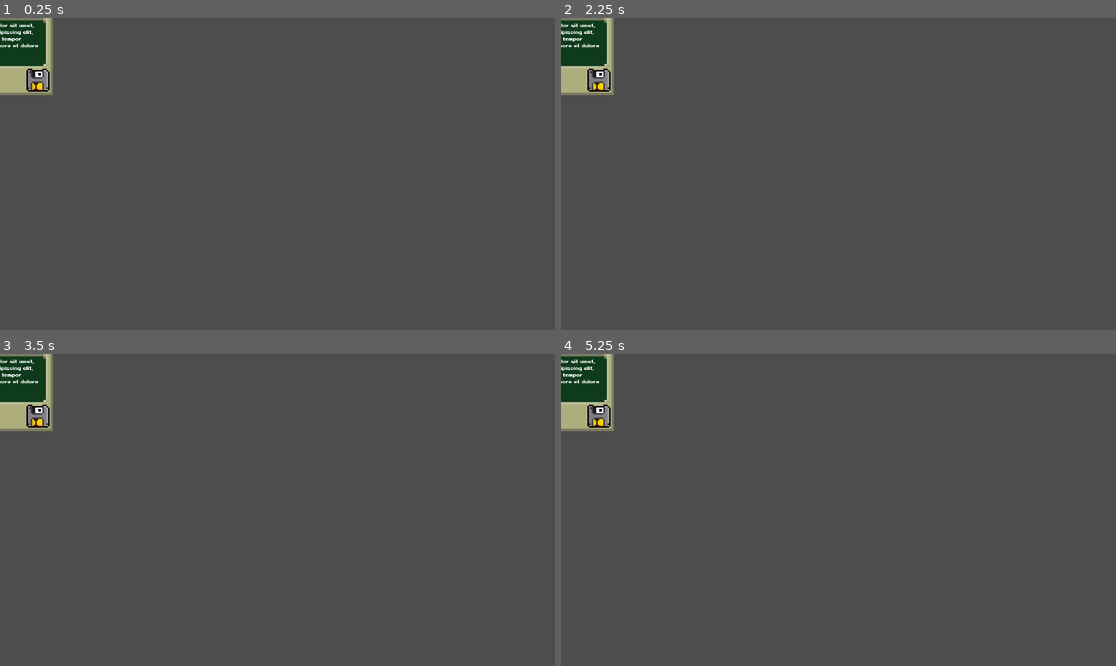
Above: before the commit, frames 1-4 (two rows, left to right).
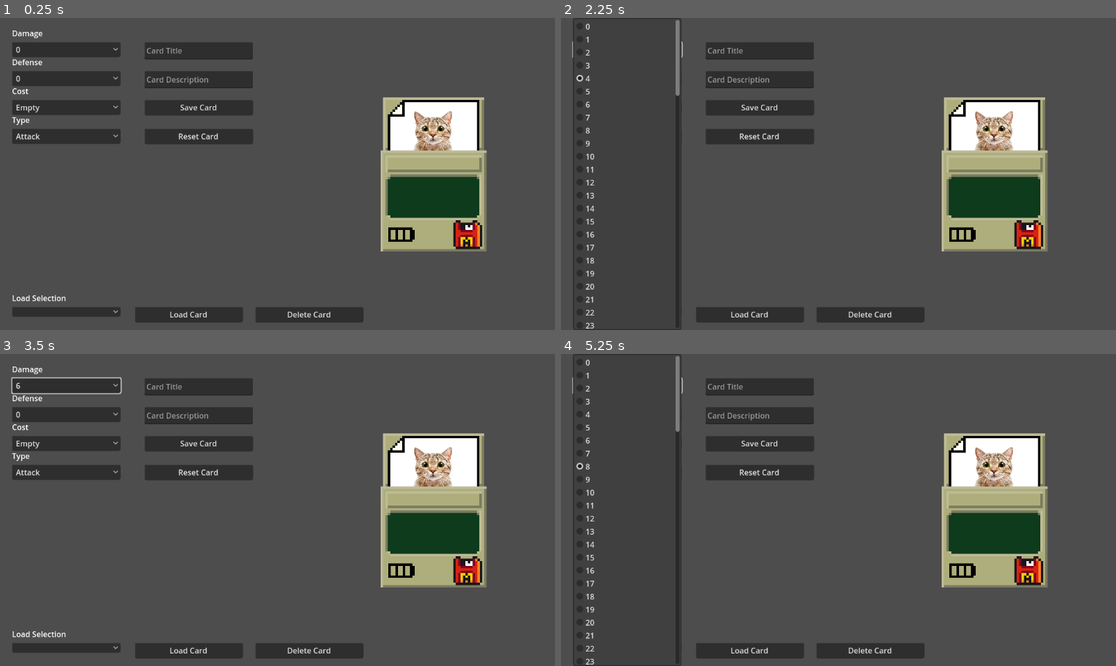
Above: after the commit, the same moments.

Repository: TiuPhersu/Card-RPG
Game: Godot game, scene res://Scene/2dCardCreator.tscn
Two runs of this game, one before a commit and one after it. Both use one fixed random seed, a clock stepped at 60 frames per second and the inputs below. Before the commit the project starts from res://Scene/2dCard.tscn.
Inputs (mouse positions are in pixels of both pictures, inside the frame that each line leads up to):
- Up to frame 1 (0.25 s): no input
- Up to frame 2 (2.25 s): click (627, 49) at 0.5 s, where only the run after the commit has a clickable "0"; click (627, 77) at 1.25 s, where only the run after the commit has a clickable "0"; click (627, 49) at 2 s, where only the run after the commit has a clickable "4"
- Up to frame 3 (3.5 s): click (66, 444) at 2.75 s, where only the run after the commit has a clickable "Empty"
- Up to frame 4 (5.25 s): click (627, 385) at 3.5 s, where only the run after the commit has a clickable "6"; click (627, 472) at 4.25 s, where only the run after the commit has a clickable "Attack"; click (627, 385) at 5 s, where only the run after the commit has a clickable "8"

The runs differ from the first frame. In frame 1, 21% of the frame differs, in the area x 0-88%, y 0-98%; in frame 2, 19%; in frame 3, 21%; in frame 4, 19%.
Error after the commit: Attempt to call function 'list_dir_begin' in base 'null instance' on a null instance. (res://Script/Helper/FileHelper.gd:8)

Commit message:
Card CRUD

Diff:
--- a/Scene/2dCard.tscn
+++ b/Scene/2dCard.tscn
@@ -1,13 +1,13 @@
 [gd_scene load_steps=12 format=3 uid="uid://oe5cyfiodir"]
 
-[ext_resource type="Script" path="res://Script/2dCard.gd" id="1_jmvp4"]
+[ext_resource type="Script" path="res://Script/2DCard/2dCard.gd" id="1_f66af"]
 [ext_resource type="Texture2D" uid="uid://ca7tuys21wm25" path="res://Sprites/Card/Card-ComputeSkinV2-Sheet.png" id="1_wusaw"]
 [ext_resource type="FontFile" uid="uid://cbfnf36nahj73" path="res://Font/PixeloidSansBold-PKnYd.ttf" id="3_gx2n4"]
 [ext_resource type="Texture2D" uid="uid://dhl118exodetj" path="res://Atlas/Battery-Icon.png" id="3_jhd51"]
-[ext_resource type="Script" path="res://Script/Battery.gd" id="4_y5jkq"]
 [ext_resource type="Texture2D" uid="uid://cpf8rngbppnlp" path="res://Atlas/Floppy-Disk-Icon.png" id="5_usujc"]
-[ext_resource type="Script" path="res://Script/Floppy-Disk.gd" id="6_56wbs"]
+[ext_resource type="Script" path="res://Script/2DCard/Floppy-Disk.gd" id="6_oikto"]
 [ext_resource type="Texture2D" uid="uid://bgud14f517faw" path="res://Sprites/cat.webp" id="7_pqga1"]
+[ext_resource type="Script" path="res://Script/2DCard/Battery.gd" id="8_u6xs3"]
 
 [sub_resource type="ShaderMaterial" id="ShaderMaterial_n7q47"]
 
@@ -23,13 +23,14 @@
 [node name="2dCard" type="Node2D"]
 
 [node name="Card" type="Node2D" parent="."]
-script = ExtResource("1_jmvp4")
-FLOPPY_DISK_ENUM = "Innate"
-BATTERY_ENUM = "OverchargeLow"
+script = ExtResource("1_f66af")
+TITLE = "Placeholder"
+DESCRIPTION = "Lorem ipsum dolor sit amet, consectetur adipiscing elit, sed do eiusmod tempor incididunt ut labore et dolore magna aliqua."
+IMAGE = "<null>"
 
 [node name="Image" type="Sprite2D" parent="Card"]
 material = SubResource("ShaderMaterial_n7q47")
-position = Vector2(-1, -87)
+position = Vector2(0, -90)
 scale = Vector2(0.154375, 0.144583)
 texture = ExtResource("7_pqga1")
 
@@ -38,12 +39,12 @@
 scale = Vector2(5, 5)
 texture = ExtResource("1_wusaw")
 
-[node name="Effect" type="Label" parent="Card"]
+[node name="Description" type="Label" parent="Card"]
 texture_filter = 1
 offset_left = -90.0
 offset_top = 10.0
 offset_right = 89.0
-offset_bottom = 95.0
+offset_bottom = 85.0
 text = "Lorem ipsum dolor sit amet, consectetur adipiscing elit, sed do eiusmod tempor incididunt ut labore et dolore magna aliqua."
 label_settings = SubResource("LabelSettings_i1l3u")
 autowrap_mode = 3
@@ -59,18 +60,18 @@
 
 [node name="Floppy-Disk-Icon" type="Sprite2D" parent="Card"]
 texture_filter = 1
-position = Vector2(79, 129)
-scale = Vector2(3, 3)
+position = Vector2(71, 125)
+scale = Vector2(5, 5)
 texture = ExtResource("5_usujc")
 region_enabled = true
-region_rect = Rect2(4, 4, 16, 16)
-script = ExtResource("6_56wbs")
+region_rect = Rect2(4, 4, 12, 12)
+script = ExtResource("6_oikto")
 
 [node name="Battery-Icon" type="Sprite2D" parent="Card"]
 texture_filter = 1
-position = Vector2(-66, 132)
+position = Vector2(-69, 125)
 scale = Vector2(5, 5)
 texture = ExtResource("3_jhd51")
 region_enabled = true
 region_rect = Rect2(4, 4, 11, 6)
-script = ExtResource("4_y5jkq")
+script = ExtResource("8_u6xs3")
--- /dev/null
+++ b/Scene/2dCardCreator.tscn
@@ -0,0 +1,125 @@
+[gd_scene load_steps=3 format=3 uid="uid://bubk2nw11oxeb"]
+
+[ext_resource type="Script" path="res://Script/2DCard/2dCardCreator.gd" id="1_rkxxl"]
+[ext_resource type="PackedScene" uid="uid://oe5cyfiodir" path="res://Scene/2dCard.tscn" id="2_krnkc"]
+
+[node name="2dCardCreator" type="Control"]
+layout_mode = 3
+anchors_preset = 15
+anchor_right = 1.0
+anchor_bottom = 1.0
+grow_horizontal = 2
+grow_vertical = 2
+script = ExtResource("1_rkxxl")
+CARD = ExtResource("2_krnkc")
+
+[node name="AttackOptionButton" type="OptionButton" parent="."]
+offset_left = 25.0
+offset_top = 50.0
+offset_right = 250.0
+offset_bottom = 70.0
+
+[node name="Label" type="Label" parent="AttackOptionButton"]
+layout_mode = 0
+offset_top = -30.0
+offset_right = 64.0
+offset_bottom = -4.0
+text = "Damage"
+
+[node name="BlockOptionButton" type="OptionButton" parent="."]
+offset_left = 25.0
+offset_top = 110.0
+offset_right = 250.0
+offset_bottom = 130.0
+
+[node name="Label" type="Label" parent="BlockOptionButton"]
+layout_mode = 0
+offset_top = -30.0
+offset_right = 64.0
+offset_bottom = -4.0
+text = "Defense"
+
+[node name="CostOptionButton" type="OptionButton" parent="."]
+offset_left = 25.0
+offset_top = 170.0
+offset_right = 250.0
+offset_bottom = 190.0
+
+[node name="Label" type="Label" parent="CostOptionButton"]
+layout_mode = 0
+offset_top = -30.0
+offset_right = 40.0
+offset_bottom = -4.0
+text = "Cost"
+
+[node name="TypeOptionButton" type="OptionButton" parent="."]
+offset_left = 25.0
+offset_top = 230.0
+offset_right = 250.0
+offset_bottom = 250.0
+
+[node name="Label" type="Label" parent="TypeOptionButton"]
+layout_mode = 0
+offset_top = -30.0
+offset_right = 40.0
+offset_bottom = -4.0
+text = "Type"
+
+[node name="LoadOptionButton" type="OptionButton" parent="."]
+offset_left = 25.0
+offset_top = 600.0
+offset_right = 250.0
+offset_bottom = 620.0
+
+[node name="Label" type="Label" parent="LoadOptionButton"]
+layout_mode = 0
+offset_top = -30.0
+offset_right = 113.0
+offset_bottom = -4.0
+text = "Load Selection"
+
+[node name="TitleTextEdit" type="TextEdit" parent="."]
+offset_left = 300.0
+offset_top = 50.0
+offset_right = 525.0
+offset_bottom = 86.0
+placeholder_text = "Card Title"
+
+[node name="DescriptionTextEdit" type="TextEdit" parent="."]
+offset_left = 300.0
+offset_top = 110.0
+offset_right = 525.0
+offset_bottom = 146.0
+placeholder_text = "Card Description"
+
+[node name="DisplayCardNode" type="Node2D" parent="."]
+position = Vector2(900, 325)
+
+[node name="ResetButton" type="Button" parent="."]
+offset_left = 300.0
+offset_top = 230.0
+offset_right = 525.0
+offset_bottom = 262.0
+text = "Reset Card"
+
+[node name="SaveButton" type="Button" parent="."]
+offset_left = 300.0
+offset_top = 170.0
+offset_right = 525.0
+offset_bottom = 202.0
+text = "Save Card"
+
+[node name="DeleteButton" type="Button" parent="."]
+offset_left = 530.0
+offset_top = 600.0
+offset_right = 754.0
+offset_bottom = 632.0
+text = "Delete Card"
+
+[node name="LoadButton" type="Button" parent="."]
+offset_left = 280.0
+offset_top = 600.0
+offset_right = 504.0
+offset_bottom = 632.0
+text = "Load Card
+"
--- a/Scene/Card.tscn
+++ b/Scene/Card.tscn
@@ -1,6 +1,6 @@
 [gd_scene load_steps=8 format=3 uid="uid://dj6cypeke2uk8"]
 
-[ext_resource type="Script" path="res://Script/CardNode.gd" id="1_hantc"]
+[ext_resource type="Script" path="res://Script/3DCard/CardNode.gd" id="1_bf7ai"]
 [ext_resource type="ArrayMesh" uid="uid://byr1d802t06f7" path="res://Models/card.obj" id="2_5basv"]
 [ext_resource type="Texture2D" uid="uid://qhbgstfsfx5g" path="res://Sprites/Icon/Hand-Pointer-Icon-Sheet.png" id="3_2l3gv"]
 
@@ -33,7 +33,7 @@
 }
 
 [node name="CardNode" type="Node3D"]
-script = ExtResource("1_hantc")
+script = ExtResource("1_bf7ai")
 
 [node name="Card" type="MeshInstance3D" parent="."]
 transform = Transform3D(-4.37114e-08, 0, 1, 0, 1, 0, -1, 0, -4.37114e-08, 0, 0, 0)
--- a/Scene/CardCombatInterface.tscn
+++ b/Scene/CardCombatInterface.tscn
@@ -1,4 +1,7 @@
-[gd_scene load_steps=2 format=3 uid="uid://cgbs847m4cvhv"]
+[gd_scene load_steps=4 format=3 uid="uid://cgbs847m4cvhv"]
+
+[ext_resource type="Script" path="res://Script/2DCard/2dHand.gd" id="1_05jmu"]
+[ext_resource type="PackedScene" uid="uid://oe5cyfiodir" path="res://Scene/2dCard.tscn" id="2_x0p0w"]
 
 [sub_resource type="ImageTexture" id="ImageTexture_jy818"]
 
@@ -12,3 +15,9 @@
 
 [node name="Sprite2D" type="Sprite2D" parent="."]
 texture = SubResource("ImageTexture_jy818")
+
+[node name="Node2D" type="Node2D" parent="."]
+script = ExtResource("1_05jmu")
+FLOPPY_DISK_ENUM = 4
+BATTERY_ENUM = 6
+CARD = ExtResource("2_x0p0w")
--- a/Scene/Character.tscn
+++ b/Scene/Character.tscn
@@ -1,6 +1,6 @@
 [gd_scene load_steps=24 format=3 uid="uid://b50dw2h4k4y83"]
 
-[ext_resource type="Script" path="res://Script/Character.gd" id="1_npv64"]
+[ext_resource type="Script" path="res://Script/Units/Character.gd" id="1_4pqyg"]
 [ext_resource type="Texture2D" uid="uid://di0d54sfo447r" path="res://Sprites/Small-8-Direction-Characters_by_AxulArt.png" id="2_lupou"]
 
 [sub_resource type="SphereShape3D" id="SphereShape3D_hicak"]
@@ -205,7 +205,7 @@
 }
 
 [node name="CharacterBody3D" type="CharacterBody3D"]
-script = ExtResource("1_npv64")
+script = ExtResource("1_4pqyg")
 
 [node name="Sprite3D" type="Sprite3D" parent="."]
 billboard = 2
--- a/Scene/CombatArea.tscn
+++ b/Scene/CombatArea.tscn
@@ -1,9 +1,9 @@
 [gd_scene load_steps=9 format=3 uid="uid://y6vc76xmsoms"]
 
-[ext_resource type="Script" path="res://Script/Controller.gd" id="1_7qi6c"]
-[ext_resource type="Script" path="res://Script/Hand.gd" id="2_bbn31"]
-[ext_resource type="Script" path="res://Script/Deck.gd" id="3_2ymfg"]
-[ext_resource type="Script" path="res://Script/Discard.gd" id="4_krgvc"]
+[ext_resource type="Script" path="res://Script/3DCard/Controller.gd" id="1_mjtmp"]
+[ext_resource type="Script" path="res://Script/3DCard/Hand.gd" id="2_mvlfo"]
+[ext_resource type="Script" path="res://Script/3DCard/Deck.gd" id="3_vhf1j"]
+[ext_resource type="Script" path="res://Script/3DCard/Discard.gd" id="4_y2cmf"]
 
 [sub_resource type="Curve" id="Curve_e735s"]
 min_value = -1.0
@@ -25,14 +25,14 @@
 albedo_color = Color(1, 0, 1, 1)
 
 [node name="CombatArea" type="Node3D"]
-script = ExtResource("1_7qi6c")
+script = ExtResource("1_mjtmp")
 Card_Count = 5
 
 [node name="HandArea" type="Node3D" parent="."]
 
 [node name="Hand" type="Node3D" parent="HandArea"]
 transform = Transform3D(0.999523, 0.0263711, -0.0160981, -0.0255018, 0.998321, 0.0520065, 0.0174426, -0.0515711, 0.998517, 0, -1.13089, 0)
-script = ExtResource("2_bbn31")
+script = ExtResource("2_mvlfo")
 Max_Hand = 10
 Hand_Width = 8
 Spread_Curve = SubResource("Curve_e735s")
@@ -46,10 +46,10 @@
 size = Vector3(0.942288, 1, 1)
 
 [node name="Deck" type="Node3D" parent="."]
-script = ExtResource("3_2ymfg")
+script = ExtResource("3_vhf1j")
 
 [node name="Discard" type="Node3D" parent="."]
-script = ExtResource("4_krgvc")
+script = ExtResource("4_y2cmf")
 
 [node name="Camera3D" type="Camera3D" parent="."]
 transform = Transform3D(1, 0, 0, 0, -4.37114e-08, 1, 0, -1, -4.37114e-08, 0, 15.453, -9.99998)
--- /dev/null
+++ b/Script/2DCard/2dCard.gd
@@ -0,0 +1,27 @@
+extends Node2D
+
+@export var FLOPPY_DISK_ENUM: card_enum.FLOPPY_DISK_ENUM:
+	get: return FLOPPY_DISK_ENUM
+	set(value): FLOPPY_DISK_ENUM = value
+
+@export var BATTERY_ENUM: card_enum.BATTERY_ENUM:
+	get: return BATTERY_ENUM
+	set(value): BATTERY_ENUM = value
+
+@export var TITLE: String:
+	get: return TITLE
+	set(value): TITLE = value
+
+@export var DESCRIPTION: String:
+	get: return DESCRIPTION
+	set(value): DESCRIPTION = value
+
+@export_file var IMAGE
+
+# Called when the node enters the scene tree for the first time.
+func _ready():
+	#self.get_node("Floppy-Disk-Icon").Floppy_Disk_Enum = 1
+	self.get_node("Battery-Icon").select_battery(BATTERY_ENUM)
+	self.get_node("Floppy-Disk-Icon").select_battery(FLOPPY_DISK_ENUM)
+	self.get_node("Title").set_text(TITLE)
+	self.get_node("Description").set_text(DESCRIPTION)
--- /dev/null
+++ b/Script/2DCard/2dCardCreator.gd
@@ -0,0 +1,138 @@
+extends Control
+
+@onready var COST_DROPDOWN = $CostOptionButton
+@onready var TYPE_DROPDOWN = $TypeOptionButton
+@onready var BLOCK_DROPDOWN = $BlockOptionButton
+@onready var ATTACK_DROPDOWN = $AttackOptionButton
+@onready var CARD_DROPDOWN = $LoadOptionButton
+@onready var TITLE_TEXT = $TitleTextEdit
+@onready var DESCRIPTION_TEXT = $DescriptionTextEdit
+
+@onready var Save_Button = get_node("SaveButton")
+@onready var Load_Button = get_node("LoadButton")
+@onready var Reset_Button = get_node("ResetButton")
+@onready var Delete_Button = get_node("DeleteButton")
+
+@onready var DISPLAY = $DisplayCardNode
+@onready var FILE_HELPER = file_helper.new()
+
+@export var CARD: PackedScene
+@export var CARD_DATA: card_data
+
+var OLD_FILE_LOCATION = null
+
+func add_items_block():
+	BLOCK_DROPDOWN.clear()
+
+	for i in 100:
+		BLOCK_DROPDOWN.add_item(str(i))
+
+func add_items_attack():
+	ATTACK_DROPDOWN.clear()
+
+	for i in 100:
+		ATTACK_DROPDOWN.add_item(str(i))
+
+func add_items_cost():
+	COST_DROPDOWN.clear()
+
+	for i in card_enum.BATTERY_ENUM.keys():
+		COST_DROPDOWN.add_item(str(i))
+
+func add_items_type():
+	TYPE_DROPDOWN.clear()
+
+	for i in card_enum.FLOPPY_DISK_ENUM.keys():
+		TYPE_DROPDOWN.add_item(str(i))
+
+func add_items_card():
+	CARD_DROPDOWN.clear()
+
+	var cardList = FILE_HELPER.list_files_in_directory("res://Data/Cards/")
+
+	for card in cardList:
+		CARD_DROPDOWN.add_item(str(card))
+
+func create_card():
+	if self.get_node("DisplayCardNode").get_child_count() > 0 :
+		DISPLAY.remove_child(self.get_node("DisplayCardNode").get_child(0))
+
+	var card = CARD.instantiate()
+
+	card.get_child(0, false).TITLE = TITLE_TEXT.text
+
+	card.get_child(0, false).DESCRIPTION = DESCRIPTION_TEXT.text
+
+	card.get_child(0, false).BATTERY_ENUM = COST_DROPDOWN.get_selected_id()
+
+	card.get_child(0, false).FLOPPY_DISK_ENUM = TYPE_DROPDOWN.get_selected_id()
+
+	DISPLAY.add_child(card)
+
+func save_card():
+	print("Saving Card")
+	CARD_DATA = card_data.new()
+	CARD_DATA.COST = COST_DROPDOWN.selected
+	CARD_DATA.TYPE = TYPE_DROPDOWN.selected
+	CARD_DATA.ATTACK = ATTACK_DROPDOWN.selected
+	CARD_DATA.BLOCK = BLOCK_DROPDOWN.selected
+	CARD_DATA.TITLE = TITLE_TEXT.text
+	CARD_DATA.DESCRIPTION = DESCRIPTION_TEXT.text
+
+	var newCardLocation = "res://Data/Cards/" + CARD_DATA.TITLE + ".tres"
+
+	FILE_HELPER.save_single_card_resource(CARD_DATA, newCardLocation, OLD_FILE_LOCATION)
+
+	OLD_FILE_LOCATION = newCardLocation
+
+	add_items_card()
+
+func load_card():
+	print("Loading Card")
+	var cardFileName = str(CARD_DROPDOWN.get_item_text(CARD_DROPDOWN.get_selected_id()))
+	OLD_FILE_LOCATION = "res://Data/Cards/" + cardFileName
+
+	var card = FILE_HELPER.load_single_card_resource(OLD_FILE_LOCATION)
+	COST_DROPDOWN.select(card.COST)
+	TYPE_DROPDOWN.select(card.TYPE)
+	ATTACK_DROPDOWN.select(card.ATTACK)
+	BLOCK_DROPDOWN.select(card.BLOCK)
+	TITLE_TEXT.text = card.TITLE
+	DESCRIPTION_TEXT.text = card.DESCRIPTION
+	create_card()
+
+func reset_card():
+	COST_DROPDOWN.select(0)
+	TYPE_DROPDOWN.select(0)
+	ATTACK_DROPDOWN.select(0)
+	BLOCK_DROPDOWN.select(0)
+	TITLE_TEXT.text = ""
+	DESCRIPTION_TEXT.text = ""
+	OLD_FILE_LOCATION = null
+
+func delete_card():
+	if OLD_FILE_LOCATION != null:
+		FILE_HELPER.delete_single_card_resource(OLD_FILE_LOCATION)
+		reset_card()
+		load_dropdown()
+		print("Card Deleted")
+
+
+func load_dropdown():
+	add_items_attack()
+	add_items_block()
+	add_items_cost()
+	add_items_type()
+	add_items_card()
+
+# Called when the node enters the scene tree for the first time.
+func _ready():
+	load_dropdown()
+	Save_Button.connect("pressed", self.save_card)
+	Load_Button.connect("pressed", self.load_card)
+	Reset_Button.connect("pressed", self.reset_card)
+	Delete_Button.connect("pressed", self.delete_card)
+	create_card()
+
+func _input(event):
+	create_card()
--- /dev/null
+++ b/Script/2DCard/2dHand.gd
@@ -0,0 +1,17 @@
+extends Node2D
+
+@export var FLOPPY_DISK_ENUM: card_enum.FLOPPY_DISK_ENUM
+@export var BATTERY_ENUM: card_enum.BATTERY_ENUM
+
+@export var CARD: PackedScene
+
+func create_card():
+	var card = CARD.instantiate()
+	card.get_child(0,false).BATTERY_ENUM = str(BATTERY_ENUM)
+	card.get_child(0,false).FLOPPY_DISK_ENUM = str(FLOPPY_DISK_ENUM)
+	card.set_position(get_global_mouse_position())
+	add_child(card)
+
+func _input(event):
+	if Input.is_action_just_released("leftclick"):
+		create_card()
--- /dev/null
+++ b/Script/2DCard/Battery.gd
@@ -0,0 +1,19 @@
+extends Sprite2D
+
+var MAIN_TEXTURE = load("res://Atlas/Battery-Icon.png")
+
+var BATTERY_DICTIONARY = {
+	0 : Rect2(0, 0, 32, 32),
+	1 : Rect2(40, 0, 32, 32),
+	2 : Rect2(0, 16, 32,32),
+	3 : Rect2(20, 0, 32, 32),
+	4 : Rect2(20, 16, 32, 32),
+	5 : Rect2(40, 16, 32, 32),
+	6 : Rect2(0, 32, 32, 32)
+}
+
+func select_battery(selection):
+	texture = AtlasTexture.new()
+	texture.set_atlas(MAIN_TEXTURE)
+	texture.set_region(BATTERY_DICTIONARY[selection])
+#	print(texture.get_region())
--- /dev/null
+++ b/Script/2DCard/Floppy-Disk.gd
@@ -0,0 +1,17 @@
+extends Sprite2D
+
+var MAIN_TEXTURE = load("res://Atlas/Floppy-Disk-Icon.png")
+
+var FLOPPY_DISK_DICTIONARY = {
+	0 : Rect2(0, 0, 32, 32),
+	1 : Rect2(20, 20, 32, 32),
+	2 : Rect2(0, 20, 32, 32),
+	3 : Rect2(40, 0, 32, 32),
+	4 : Rect2(20, 0, 32, 32),
+}
+
+func select_battery(selection):
+	texture = AtlasTexture.new()
+	texture.set_atlas(MAIN_TEXTURE)
+	texture.set_region(FLOPPY_DISK_DICTIONARY[selection])
+#	print(texture.get_region())
--- a/Script/2dCard.gd
+++ /dev/null
@@ -1,16 +0,0 @@
-extends Node2D
-
-@export_enum ("Attack", "Skill", "Power", "Innate") var FLOPPY_DISK_ENUM: String
-@export_enum ("Empty", "Low", "Medium", "Full", "OverchargeLow", "OverchargeMed", "OverchargeFull") var BATTERY_ENUM: String
-
-# Called when the node enters the scene tree for the first time.
-func _ready():
-	#self.get_node("Floppy-Disk-Icon").Floppy_Disk_Enum = 1
-	self.get_node("Battery-Icon").select_battery(BATTERY_ENUM)
-	self.get_node("Floppy-Disk-Icon").select_battery(FLOPPY_DISK_ENUM)
-	pass # Replace with function body.
-
-
-# Called every frame. 'delta' is the elapsed time since the previous frame.
-func _process(delta):
-	pass
--- a/Script/Battery.gd
+++ /dev/null
@@ -1,28 +0,0 @@
-extends Sprite2D
-
-var MAIN_TEXTURE = load("res://Atlas/Battery-Icon.png")
-
-
-var BATTERY_DICTIONARY = {
-	"Empty": Rect2(0, 0, 32, 32),
-	"Full": Rect2(20, 0, 32, 32),
-	"Low" : Rect2(40, 0, 32, 32),
-	"Medium" : Rect2(0, 16, 32,32),
-	"OverchargeLow": Rect2(20, 16, 32, 32),
-	"OverchargeMed": Rect2(40, 16, 32, 32),
-	"OverchargeFull": Rect2(0, 32, 32, 32)
-}
-
-func select_battery(selection):
-	texture = AtlasTexture.new()
-	texture.set_atlas(MAIN_TEXTURE)
-	texture.set_region(BATTERY_DICTIONARY[selection])
-	print(texture.get_region())
-
-# Called when the node enters the scene tree for the first time.
-#func _ready():
-#	print(BATTERY_ENUM)
-#	texture = AtlasTexture.new()
-#	texture.set_atlas(MAIN_TEXTURE)
-#	texture.set_region(BATTERY_DICTIONARY[BATTERY_ENUM])
-#	print(texture.get_region())
--- a/Script/DrawButton.gd
+++ /dev/null
@@ -1,11 +0,0 @@
-extends Button
-
-
-# Called when the node enters the scene tree for the first time.
-func _ready():
-	pass # Replace with function body.
-
-
-# Called every frame. 'delta' is the elapsed time since the previous frame.
-func _process(delta):
-	pass
--- /dev/null
+++ b/Script/Enum/CardEnum.gd
@@ -0,0 +1,21 @@
+extends Node
+
+class_name card_enum
+
+enum FLOPPY_DISK_ENUM {
+	Attack,
+	Skill,
+	Power,
+	Innate,
+	Debilitate
+}
+
+enum BATTERY_ENUM {
+	Empty,
+	Low,
+	Medium,
+	Full,
+	OverchargeLow,
+	OverchargeMed,
+	OverchargeFull
+}
--- a/Script/Floppy-Disk.gd
+++ /dev/null
@@ -1,25 +0,0 @@
-extends Sprite2D
-
-var MAIN_TEXTURE = load("res://Atlas/Floppy-Disk-Icon.png")
-
-
-var FLOPPY_DISK_DICTIONARY = {
-	"Attack": Rect2(0, 0,32,32),
-	"Skill": Rect2(24, 24, 32,32),
-	"Power" : Rect2(0, 24, 32,32),
-	"Innate" : Rect2(24, 0, 32,32)
-}
-
-func select_battery(selection):
-	texture = AtlasTexture.new()
-	texture.set_atlas(MAIN_TEXTURE)
-	texture.set_region(FLOPPY_DISK_DICTIONARY[selection])
-	print(texture.get_region())
-
-# Called when the node enters the scene tree for the first time.
-#func _ready():
-#	print(FLOPPY_DISK_ENUM)
-#	texture = AtlasTexture.new()
-#	texture.set_atlas(MAIN_TEXTURE)
-#	texture.set_region(FLOPPY_DISK_DICTIONARY[FLOPPY_DISK_ENUM])
-#	print(texture.get_region())
--- /dev/null
+++ b/Script/Helper/FileHelper.gd
@@ -0,0 +1,43 @@
+extends Node
+
+class_name file_helper
+
+func list_files_in_directory(path):
+	var files = []
+	var dir = DirAccess.open(path)
+	dir.list_dir_begin()
+
+	while true:
+		var file = dir.get_next()
+		if file == "":
+			break
+		elif not file.begins_with("."):
+			files.append(file)
+
+	dir.list_dir_end()
+	# TODO : CHECK IF THERE IS ANY FILES
+	if files.is_empty():
+		files.append("No Cards Found")
+	return files
+
+func save_single_card_resource(cardResource:card_data, path:String, oldPath):
+	if oldPath != null:
+		DirAccess.remove_absolute(oldPath)
+
+	# TODO : CHECK IF CARD EXISTS
+	if cardResource is card_data: # Check if it is type Resource CARD_DATA
+		ResourceSaver.save(cardResource, path)
+		print("Card " + cardResource.TITLE + " has been saved")
+	else:
+		print("Data is not of type CARD_DATA")
+
+func load_single_card_resource(path) -> card_data:
+	var cardResource = load(path)
+
+	if not cardResource: # Check if exist
+		cardResource = card_data.new()
+
+	return cardResource
+
+func delete_single_card_resource(path):
+	DirAccess.remove_absolute(path)
--- /dev/null
+++ b/Script/Resource/Card_Data.gd
@@ -0,0 +1,10 @@
+extends Resource
+
+class_name card_data
+
+@export var TITLE: String
+@export var DESCRIPTION: String
+@export var COST: int
+@export var TYPE: int
+@export var BLOCK: int
+@export var ATTACK:int
--- a/project.godot
+++ b/project.godot
@@ -11,7 +11,7 @@
 [application]
 
 config/name="Monster Card"
-run/main_scene="res://Scene/2dCard.tscn"
+run/main_scene="res://Scene/2dCardCreator.tscn"
 config/features=PackedStringArray("4.1", "Forward Plus")
 config/icon="res://icon.svg"
 
@@ -23,6 +23,19 @@
 
 project/assembly_name="Monster Card"
 
+[input]
+
+leftclick={
+"deadzone": 0.5,
+"events": [Object(InputEventMouseButton,"resource_local_to_scene":false,"resource_name":"","device":-1,"window_id":0,"alt_pressed":false,"shift_pressed":false,"ctrl_pressed":false,"meta_pressed":false,"button_mask":0,"position":Vector2(0, 0),"global_position":Vector2(0, 0),"factor":1.0,"button_index":1,"canceled":false,"pressed":false,"double_click":false,"script":null)
+]
+}
+space={
+"deadzone": 0.5,
+"events": [Object(InputEventKey,"resource_local_to_scene":false,"resource_name":"","device":0,"window_id":0,"alt_pressed":false,"shift_pressed":false,"ctrl_pressed":false,"meta_pressed":false,"pressed":false,"keycode":0,"physical_keycode":32,"key_label":0,"unicode":0,"echo":false,"script":null)
+]
+}
+
 [rendering]
 
 2d/snap/snap_2d_transforms_to_pixel=true
Binary file changed: Atlas/Floppy-Disk-Icon.png
Renamed: Script/CardNode.gd -> Script/3DCard/CardNode.gd
Renamed: Script/Controller.gd -> Script/3DCard/Controller.gd
Renamed: Script/Deck.gd -> Script/3DCard/Deck.gd
Renamed: Script/Discard.gd -> Script/3DCard/Discard.gd
Renamed: Script/Hand.gd -> Script/3DCard/Hand.gd
Renamed: Script/ControlsRemap.gd -> Script/Helper/ControlsRemap.gd
Renamed: Script/Character.gd -> Script/Units/Character.gd
Binary file changed: Sprites/Card/Card-ComputeSkinV2-Sheet.png
Binary file changed: Sprites/Floppy/Floppy-Disk-Icon-A.png
Binary file added: Sprites/Floppy/Floppy-Disk-Icon-D.png
Not shown, added: Sprites/Floppy/Floppy-Disk-Icon-D.png.import
(and 4 more such lines)
